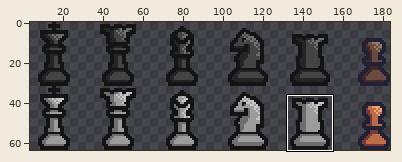
One commit to this sprite sheet: game/assets/chess.png. The first picture is a wide view before the edit; the outline marks the close-up.
Close-up. Before the edit:
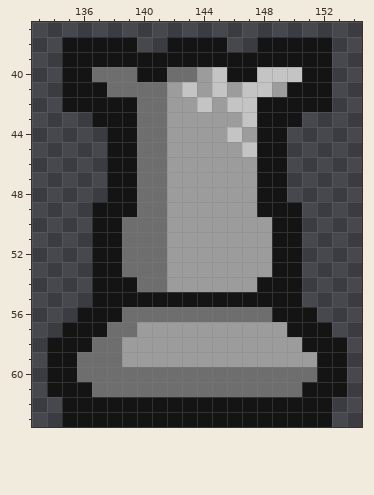
The file is 184x64 pixels. Shown: x 133..154, y 37..63. The wide view leaves out empty margins. The commit also changed other parts of the picture, which this record leaves out.
After:
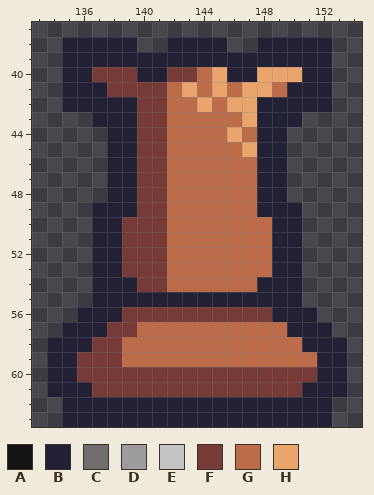
Palette (. is transparent): A #141415  B #222034  C #6e6e6e  D #9b9c9b  E #c4c4c5  F #763b36  G #bd6c4a  H #eaa56c
The exact change:
Changed rows in their new state; - is an unchanged pixel.
first column x 134:
38 -BBBBB--BBBB--BBBBB-
39 -BBBBBBBBBBBBBBBBBB-
40 -BBFFFBBFFGHBBHHHBB-
41 -BBBFFFFGHGHGHHGBBB-
42 -BBBBBFFGGHGHHBBBBB-
43 ---BBBFFGGGGGHBBB---
44 ----BBFFGGGGHGBB----
45 ----BBFFGGGGGHBB----
46 ----BBFFGGGGGGBB----
47 ----BBFFGGGGGGBB----
48 ----BBFFGGGGGGBB----
49 ---BBBFFGGGGGGBBB---
50 ---BBFFFGGGGGGGBB---
51 ---BBFFFGGGGGGGBB---
52 ---BBFFFGGGGGGGBB---
53 ---BBFFFGGGGGGGBB---
54 ---BBBFFGGGGGGBBB---
55 ---BBBBBBBBBBBBBB---
56 --BBBFFFFFFFFFFBBB--
57 -BBBFFGGGGGGGGGGBBB-
58 BBBFFGGGGGGGGGGGGBBB
59 BBFFFGGGGGGGGGGGGGBB
60 BBFFFFFFFFFFFFFFFFBB
61 BBBFFFFFFFFFFFFFFBBB
62 -BBBBBBBBBBBBBBBBBB-
63 -BBBBBBBBBBBBBBBBBB-
